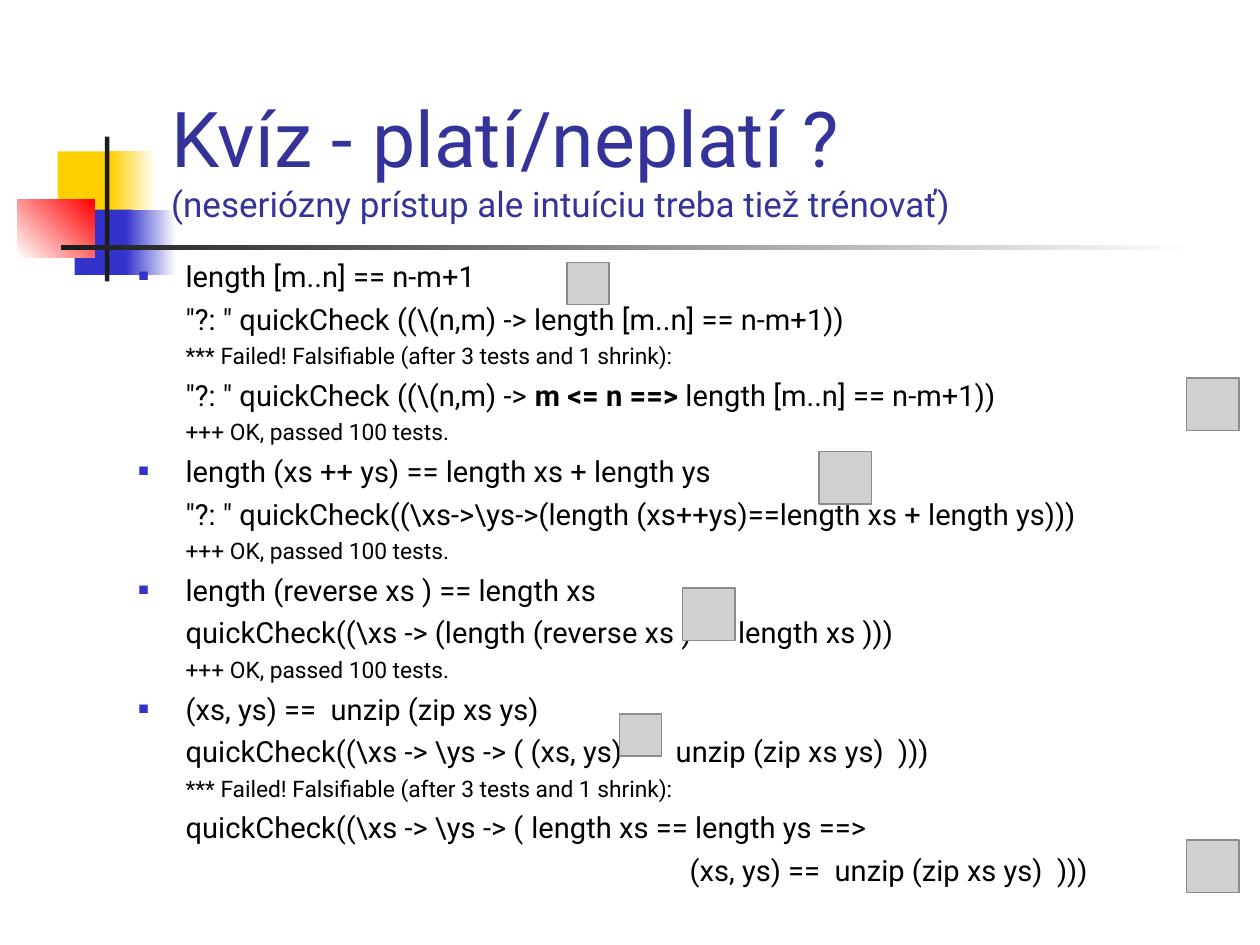
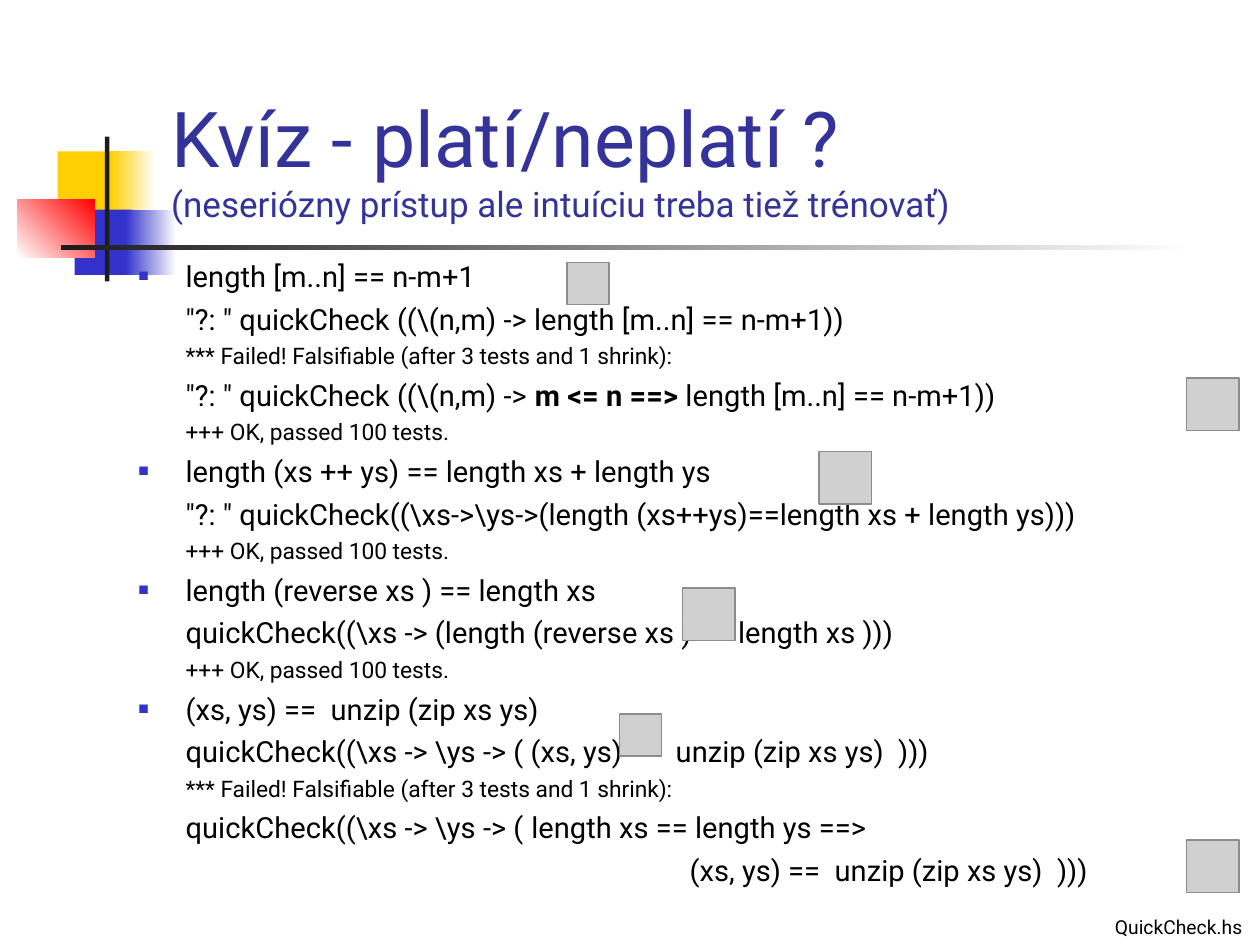
Before and after one commit to Funkcionalne/Prednasky, a slide deck: slide 6 of 02/02_fpro.ppt. Drawn at 1260x945 pixels with LibreOffice and Linux fonts; fonts in the diff are those of the drawing; grey boxes stand for pictures. Boxes give left, top, right and bottom in pixels: in the first picture for what was removed or moved away, otherwise in the second. Text is boxed around its words. In the diff, an @@ line names an element or a change of style, - is before the commit and + after.

```diff
--- a/02/02_fpro.ppt
+++ b/02/02_fpro.ppt
@@ text added at [1115, 919, 1242, 936], 11 pt, text #000000 @@
+QuickCheck.hs
```
Also in this commit, not shown: 9 other slides changed, 1 slide added, 2 other files.
